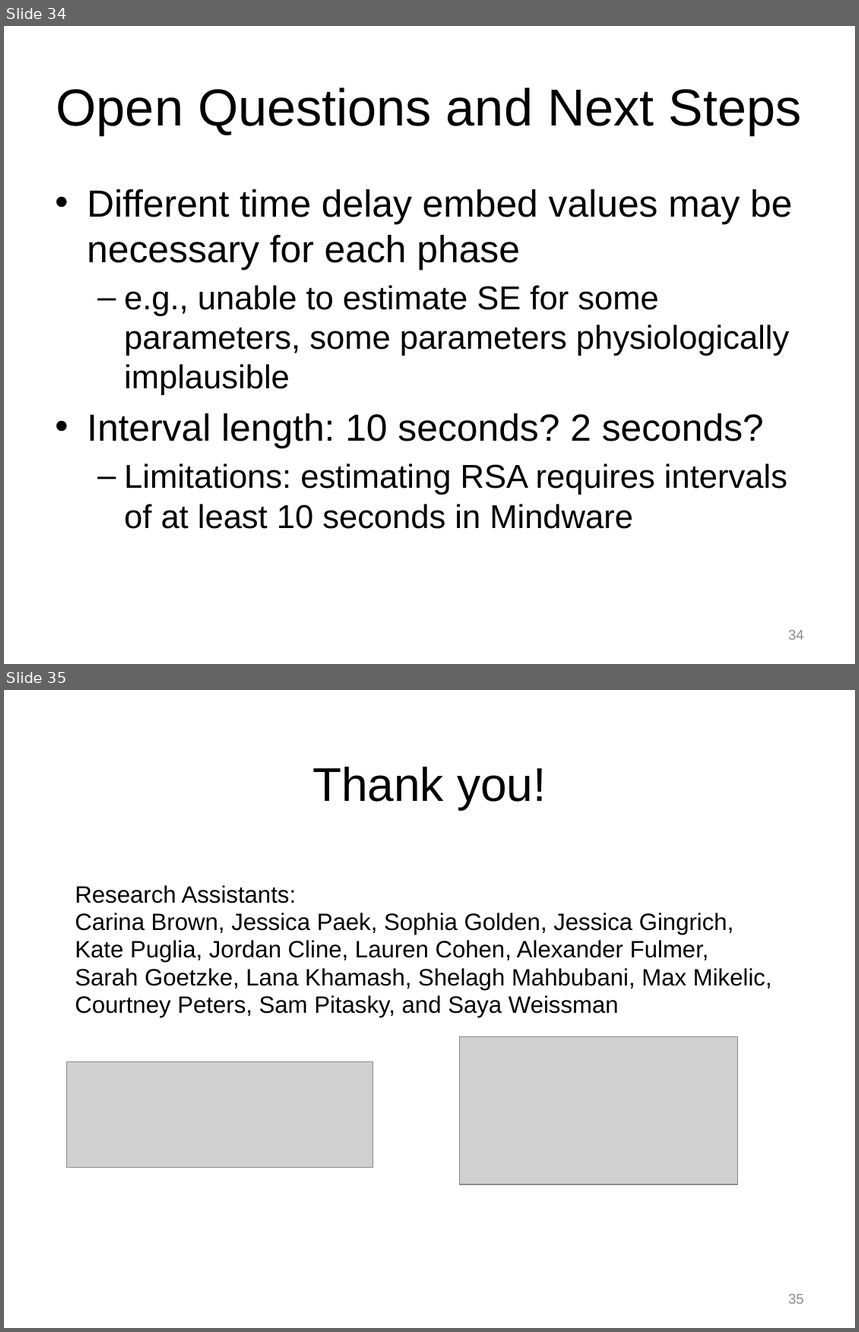
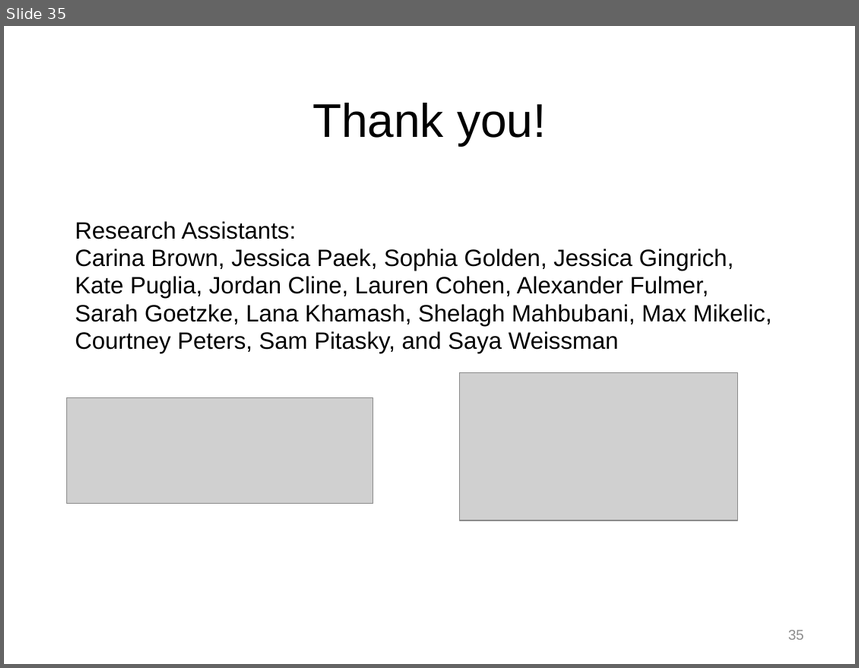
Before and after one commit to mayazrm/KZNB, a slide deck: DSM/Bolger_DSM_Report_from_the_Trenches_170613KZ.pptx. Shown one above the other, each under a label of ours: slides 34 and 35 before the commit, slide 35 after it. The pictures are 859x1332 and 859x668 pixels, drawn with LibreOffice and Linux fonts; fonts in the diff are those of the drawing; grey boxes stand for pictures; background and template pictures are left out. Boxes give left, top, right and bottom in pixels: in the first picture for what was removed or moved away, otherwise in the second. Text is boxed around its words. In the diff, an @@ line names an element or a change of style, - is before the commit and + after.

```diff
--- a/DSM/Bolger_DSM_Report_from_the_Trenches_170613KZ.pptx
+++ b/DSM/Bolger_DSM_Report_from_the_Trenches_170613KZ.pptx
@@ slide 34 removed at box(4, 26, 855, 664), background #FFFFFF @@
@@ title removed at box(56, 88, 802, 135) @@
-Open Questions and Next Steps
@@ text removed at box(87, 189, 792, 529) @@
-• Different time delay embed values may be necessary for each phase
-  – e.g., unable to estimate SE for some parameters, some parameters physiologically implausible
-• Interval length: 10 seconds? 2 seconds?
-  – Limitations: estimating RSA requires intervals of at least 10 seconds in Mindware
@@ page number removed at box(788, 630, 804, 640) @@
-34
```
Also in this commit, not shown: 10 slides changed, 2 slides added, 2 other slides removed, 7 other files.
